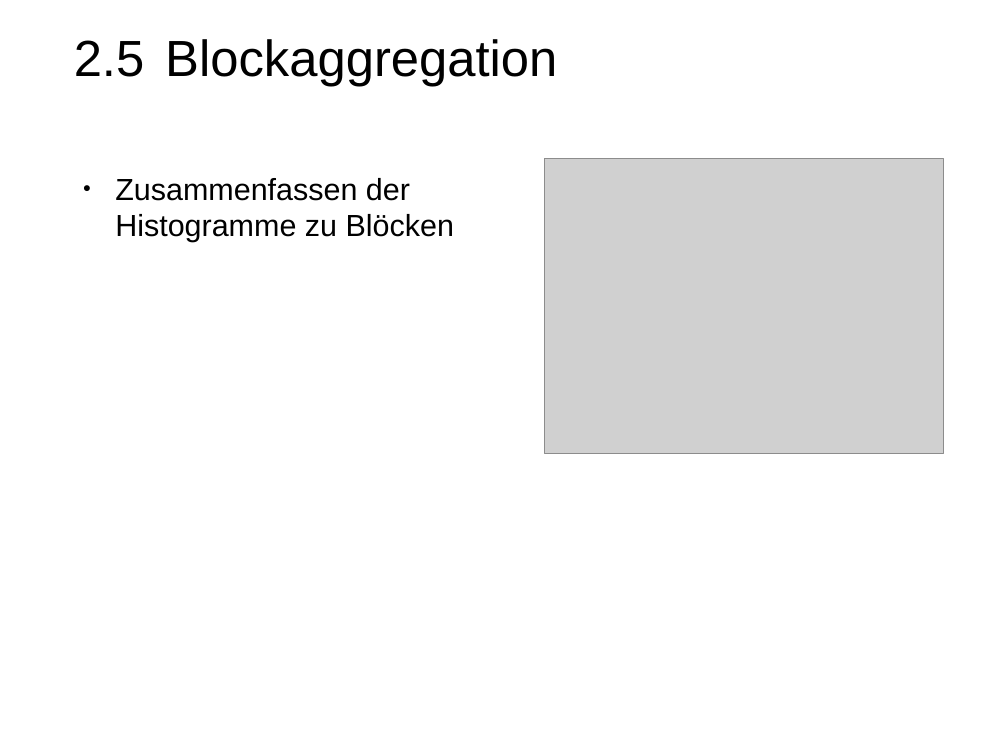
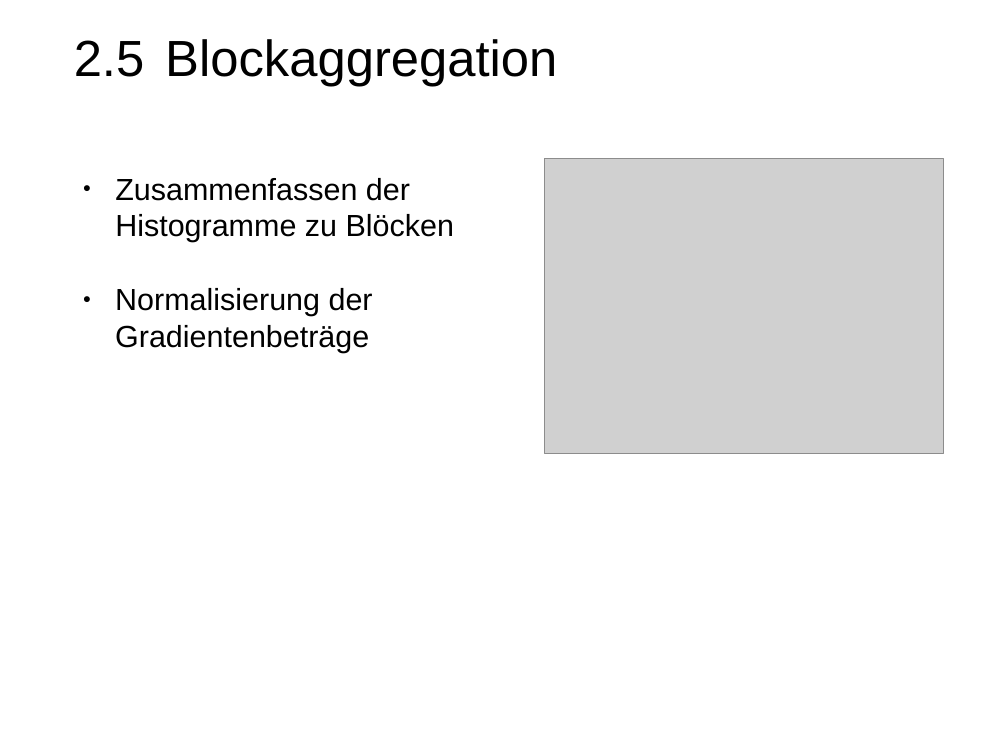
Before and after one commit to PhilippLambracht/prosem_mse, a slide deck: slide 17 of slides/slides.odp (slide 16 before the commit). Drawn at 1008x756 pixels with LibreOffice and Linux fonts; fonts in the diff are those of the drawing; grey boxes stand for pictures. Boxes give left, top, right and bottom in pixels: in the first picture for what was removed or moved away, otherwise in the second. Text is boxed around its words. In the diff, an @@ line names an element or a change of style, - is before the commit and + after.

```diff
--- a/slides/slides.odp
+++ b/slides/slides.odp
@@ text added at (115, 288, 373, 353), 24 pt, text #000000 @@
+● Normalisierung der Gradientenbeträge
```
Also in this commit, not shown: 4 other slides changed, 1 slide added, 3 other files.
